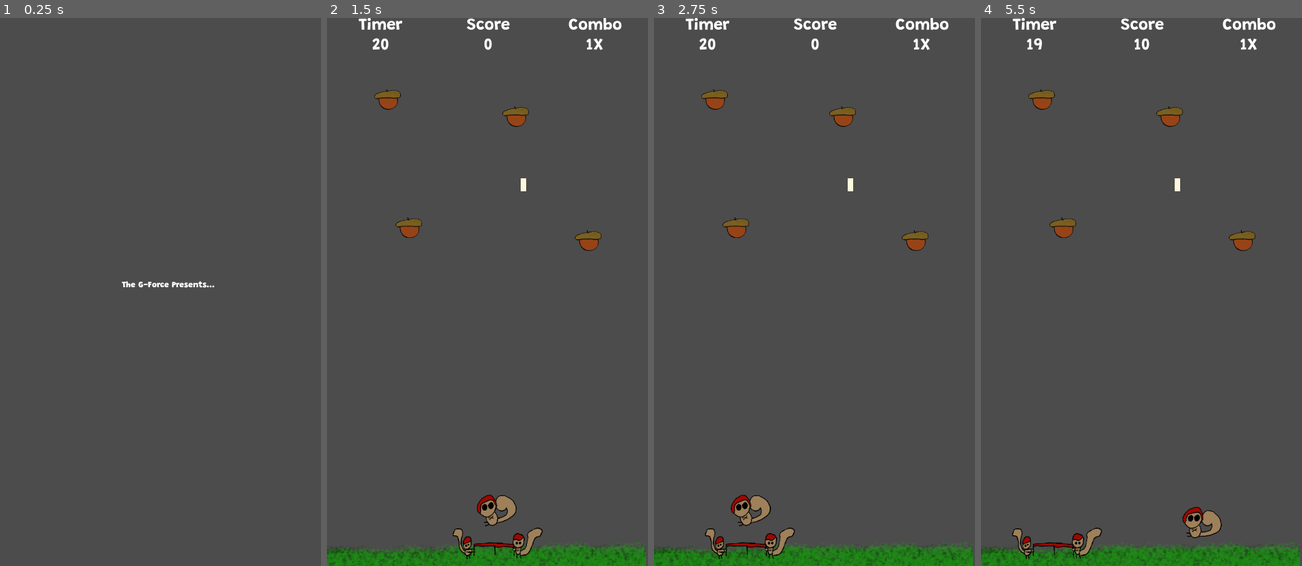
Above: before the commit, frames 1-4 (left to right).
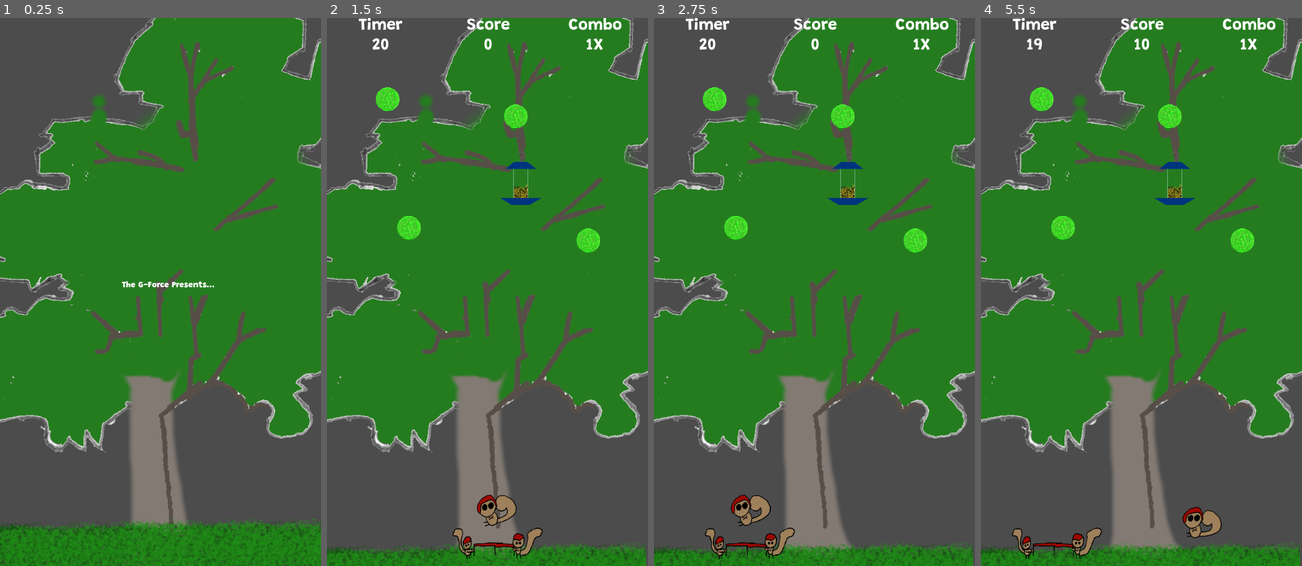
Above: after the commit, the same moments.

Repository: the-g-force/FamJam-September2020
Game: Godot game, scene res://src/screens/LaunchScreen.tscn
Two runs of this game, one before a commit and one after it. Both use one fixed random seed, a clock stepped at 60 frames per second and the inputs below.
Inputs (mouse positions are in pixels of both pictures, inside the frame that each line leads up to):
- Up to frame 1 (0.25 s): no input
- Up to frame 2 (1.5 s): tap Enter at 0.5 s; move the mouse to (558, 264) at 0.52 s; hold D (move_right) 0.53-1.25 s; click (558, 264) at 0.67 s; click "Stock Up On Nuts" at 1.25 s
- Up to frame 3 (2.75 s): tap Space at 2 s; move the mouse to (750, 319) at 2.02 s; hold A (move_left) from 2.03 s (still down)
- Up to frame 4 (5.5 s): move the mouse to (1173, 171) at 2.77 s; release A (move_left) at 2.78 s; hold D (move_right) 2.78-4.28 s; move the mouse to (1125, 401) at 3.52 s; click (1125, 401) at 3.67 s; move the mouse to (1237, 374) at 4.27 s; hold A (move_left) from 4.28 s (still down); move the mouse to (1045, 209) at 5.02 s

The runs differ from the first frame. In frame 1, 69% of the frame differs, in the area x 0-100%, y 0-100%; in frame 2, 62%; in frame 3, 62%; in frame 4, 62%.

Commit message:
Add more art

Diff:
--- a/project/src/Birdfeeder.gd
+++ b/project/src/Birdfeeder.gd
@@ -4,9 +4,5 @@
 signal hit
 
 
-func _draw():
-	draw_rect(Rect2(Vector2.ZERO, $CollisionShape2D.shape.extents), Color.cornsilk)
-
-
 func hit():
 	emit_signal("hit")
--- a/project/src/Birdfeeder.tscn
+++ b/project/src/Birdfeeder.tscn
@@ -1,6 +1,7 @@
-[gd_scene load_steps=3 format=2]
+[gd_scene load_steps=4 format=2]
 
 [ext_resource path="res://src/Birdfeeder.gd" type="Script" id=1]
+[ext_resource path="res://assets/birdfeeder.png" type="Texture" id=2]
 
 [sub_resource type="RectangleShape2D" id=1]
 extents = Vector2( 10, 24 )
@@ -10,3 +11,6 @@
 
 [node name="CollisionShape2D" type="CollisionShape2D" parent="."]
 shape = SubResource( 1 )
+
+[node name="Sprite" type="Sprite" parent="."]
+texture = ExtResource( 2 )
--- a/project/src/Collectable.gd
+++ b/project/src/Collectable.gd
@@ -1,5 +1,7 @@
 extends StaticBody2D
 class_name Collectable
+
+onready var sprite : AnimatedSprite = $Sprite
 
 signal hit
 
--- a/project/src/Collectable.tscn
+++ b/project/src/Collectable.tscn
@@ -1,10 +1,24 @@
-[gd_scene load_steps=4 format=2]
+[gd_scene load_steps=6 format=2]
 
 [ext_resource path="res://src/Collectable.gd" type="Script" id=1]
 [ext_resource path="res://assets/acorn.png" type="Texture" id=2]
+[ext_resource path="res://assets/blackwalnut.png" type="Texture" id=3]
 
 [sub_resource type="CircleShape2D" id=1]
 radius = 32.9848
+
+[sub_resource type="SpriteFrames" id=2]
+animations = [ {
+"frames": [ ExtResource( 3 ) ],
+"loop": true,
+"name": "0",
+"speed": 5.0
+}, {
+"frames": [ ExtResource( 2 ) ],
+"loop": true,
+"name": "1",
+"speed": 5.0
+} ]
 
 [node name="Collectable" type="StaticBody2D"]
 script = ExtResource( 1 )
@@ -12,5 +26,6 @@
 [node name="CollisionShape2D" type="CollisionShape2D" parent="."]
 shape = SubResource( 1 )
 
-[node name="Sprite" type="Sprite" parent="."]
-texture = ExtResource( 2 )
+[node name="Sprite" type="AnimatedSprite" parent="."]
+frames = SubResource( 2 )
+animation = "0"
--- a/project/src/TestLevel.gd
+++ b/project/src/TestLevel.gd
@@ -25,10 +25,12 @@
 
 	Jukebox.play_gamplay_song()
 	var nuts:Array = _collectables.get_children()
+	var nut_type := randi()%2
 	for item in nuts:
 		if item is Collectable:
 			item.connect("hit", self, "_collected_nut")
 			_total_nuts += 1
+			item.sprite.play(str(nut_type))
 		elif item is Birdfeeder:
 			item.connect("hit", self, "_hit_birdfeeder")
 
@@ -97,4 +99,5 @@
 
 
 func _on_MainMenuButton_pressed():
+	GameStats.reset()
 	var _ignored = get_tree().change_scene("res://src/screens/MenuScreen.tscn")
--- a/project/src/TestLevel.tscn
+++ b/project/src/TestLevel.tscn
@@ -1,10 +1,11 @@
-[gd_scene load_steps=9 format=2]
+[gd_scene load_steps=10 format=2]
 
 [ext_resource path="res://src/Trampoline.tscn" type="PackedScene" id=1]
 [ext_resource path="res://src/Squirrel.tscn" type="PackedScene" id=2]
 [ext_resource path="res://src/Collectable.tscn" type="PackedScene" id=3]
 [ext_resource path="res://src/TestLevel.gd" type="Script" id=4]
 [ext_resource path="res://src/Birdfeeder.tscn" type="PackedScene" id=5]
+[ext_resource path="res://assets/oak-tree.png" type="Texture" id=6]
 [ext_resource path="res://assets/grass.png" type="Texture" id=7]
 [ext_resource path="res://assets/fonts/GameUI.tres" type="DynamicFont" id=8]
 
@@ -67,7 +68,7 @@
 
 [node name="Grass" type="Sprite" parent="."]
 position = Vector2( 296, 1024 )
-z_index = -2
+z_index = -1
 texture = ExtResource( 7 )
 
 [node name="UI" type="Control" parent="."]
@@ -228,6 +229,11 @@
 position = Vector2( 264, 1048 )
 rotation = 1.5708
 shape = SubResource( 1 )
+
+[node name="Sprite" type="Sprite" parent="."]
+z_index = -2
+texture = ExtResource( 6 )
+centered = false
 [connection signal="reset_combo" from="Squirrel" to="." method="_on_Squirrel_reset_combo"]
 [connection signal="timeout" from="GameTimer" to="." method="_on_GameTimer_timeout"]
 [connection signal="pressed" from="UI/LevelCompleteUI/NextLevelButton" to="." method="_on_NextLevelButton_pressed"]
--- a/project/src/screens/LaunchScreen.tscn
+++ b/project/src/screens/LaunchScreen.tscn
@@ -1,7 +1,9 @@
-[gd_scene load_steps=4 format=2]
+[gd_scene load_steps=6 format=2]
 
 [ext_resource path="res://src/screens/LaunchScreen.gd" type="Script" id=1]
 [ext_resource path="res://assets/fonts/Grandstander.tres" type="DynamicFont" id=2]
+[ext_resource path="res://assets/grass.png" type="Texture" id=3]
+[ext_resource path="res://assets/oak-tree.png" type="Texture" id=4]
 
 [sub_resource type="Animation" id=1]
 resource_name = "FadeInContinueLabel"
@@ -53,7 +55,7 @@
 }
 
 [node name="ContinueLabel" type="Label" parent="VBoxContainer"]
-modulate = Color( 1, 1, 1, 0.5 )
+modulate = Color( 1, 1, 1, 0 )
 margin_top = 109.0
 margin_right = 177.0
 margin_bottom = 126.0
@@ -68,3 +70,15 @@
 [node name="AnimationPlayer" type="AnimationPlayer" parent="."]
 autoplay = "FadeInContinueLabel"
 anims/FadeInContinueLabel = SubResource( 1 )
+
+[node name="Grass" type="Sprite" parent="."]
+position = Vector2( 0, 936 )
+z_index = -1
+texture = ExtResource( 3 )
+centered = false
+
+[node name="Tree" type="Sprite" parent="Grass"]
+position = Vector2( 0, -936 )
+z_index = -1
+texture = ExtResource( 4 )
+centered = false
